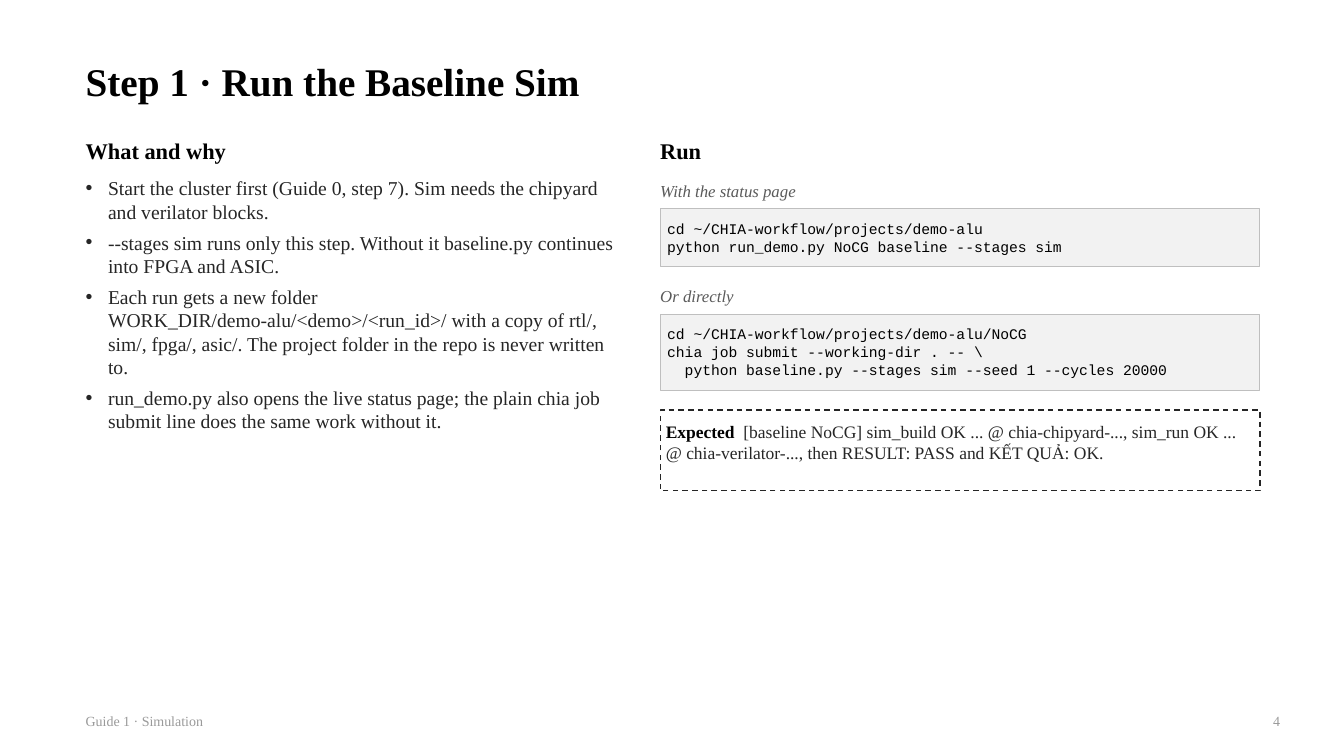
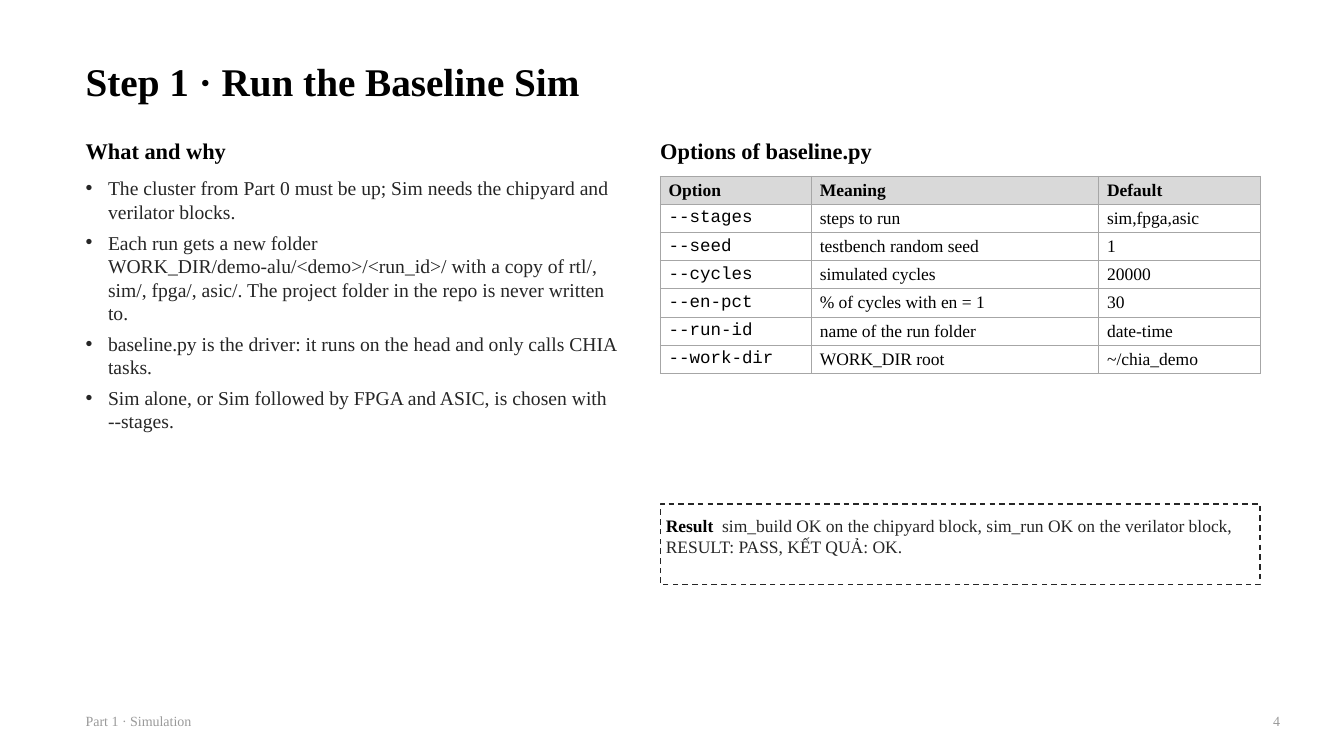
Before and after one commit to chipchip-tech/CHIA-workflow, a slide deck: slide 4 of projects/demo-alu/report/guides/1_Sim.pptx. Drawn at 1344x756 pixels with LibreOffice and Linux fonts; fonts in the diff are those of the drawing. Boxes give left, top, right and bottom in pixels: in the first picture for what was removed or moved away, otherwise in the second. Text is boxed around its words. In the diff, an @@ line names an element or a change of style, - is before the commit and + after.

```diff
--- a/projects/demo-alu/report/guides/1_Sim.pptx
+++ b/projects/demo-alu/report/guides/1_Sim.pptx
@@ text at [660,143,872,164]: text changed @@
-Run
+Options of baseline.py
@@ table added at [660,176,1260,372], 7 rows, 3 columns @@
+Option | Meaning | Default
+--stages | steps to run | sim,fpga,asic
+--seed | testbench random seed | 1
+--cycles | simulated cycles | 20000
+--en-pct | % of cycles with en = 1 | 30
+--run-id | name of the run folder | date-time
+--work-dir | WORK_DIR root | ~/chia_demo
@@ text at [108,181,608,219]: text changed @@
-• Start the cluster first (Guide 0, step 7). Sim needs the chipyard and verilator blocks.
-• --stages sim runs only this step. Without it baseline.py continues into FPGA and ASIC.
+• The cluster from Part 0 must be up; Sim needs the chipyard and verilator blocks.
@@ text removed at [660,185,796,201] @@
-With the status page
@@ rectangle removed at [660,209,1260,267] @@
-cd ~/CHIA-workflow/projects/demo-alu
-python run_demo.py NoCG baseline --stages sim
@@ text removed at [660,290,734,306] @@
-Or directly
@@ rectangle removed at [660,315,1260,390] @@
-cd ~/CHIA-workflow/projects/demo-alu/NoCG
-chia job submit --working-dir . -- \
-python baseline.py --stages sim --seed 1 --cycles 20000
@@ text at [108,337,617,433]: text changed @@
-• run_demo.py also opens the live status page; the plain chia job submit line does the same work without it.
+• baseline.py is the driver: it runs on the head and only calls CHIA tasks.
+• Sim alone, or Sim followed by FPGA and ASIC, is chosen with --stages.
@@ rectangle "Result sim_build OK on the ...": place and size @@
-rectangle "Result sim_build OK on the ..." at [660,410,1260,491]
+rectangle "Result sim_build OK on the ..." at [660,504,1260,585]
@@ text in rectangle at [666,520,1232,556]: text changed @@
-Expected [baseline NoCG] sim_build OK ... @ chia-chipyard-..., sim_run OK ... @ chia-verilator-..., then RESULT: PASS and KẾT QUẢ: OK.
+Result sim_build OK on the chipyard block, sim_run OK on the verilator block, RESULT: PASS, KẾT QUẢ: OK.
@@ text at [86,716,191,726]: text changed @@
-Guide 1 · Simulation
+Part 1 · Simulation
```
Also in this commit, not shown: 10 other slides changed, 4 other files.
